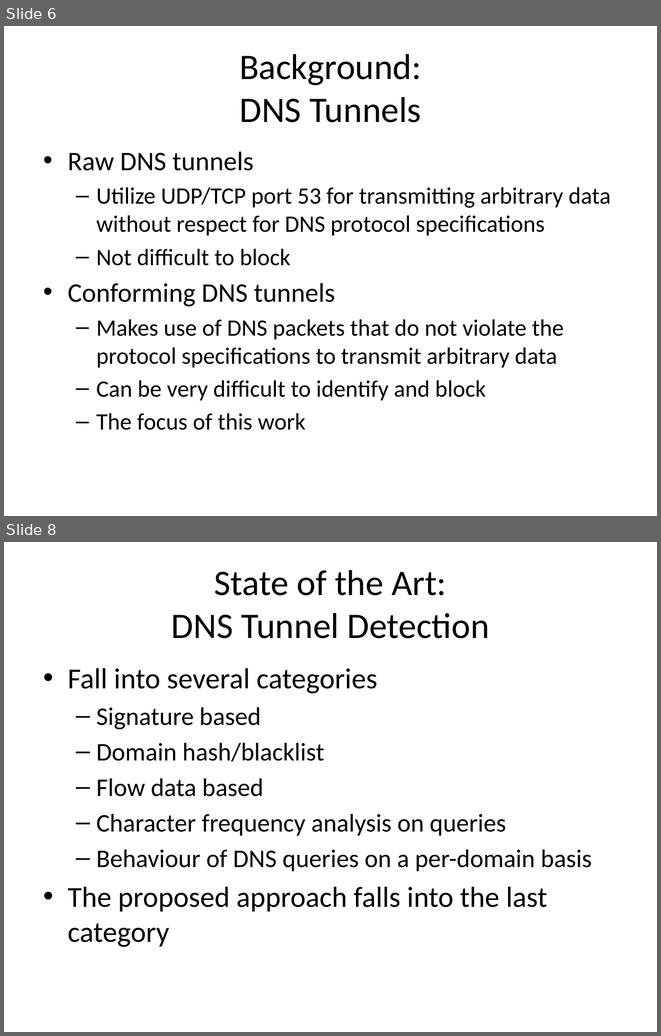
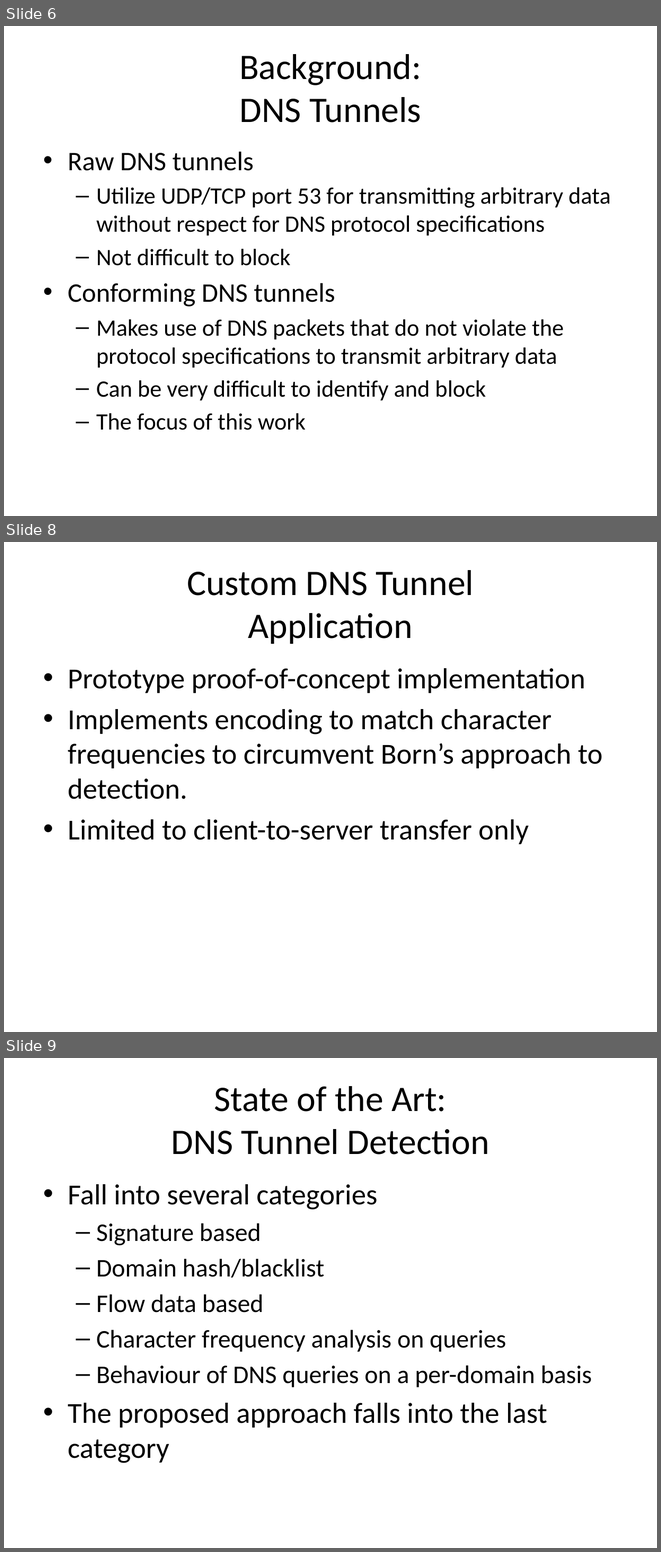
Before and after one commit to Riebart/MSc-Thesis, a slide deck: Defense.pptx. Shown one above the other, each under a label of ours: slides 6 and 8 before the commit, slides 6, 8 and 9 after it; the slides between them are not shown. The pictures are 661x1036 and 661x1552 pixels, drawn with LibreOffice and Linux fonts; fonts in the diff are those of the drawing. Boxes give left, top, right and bottom in pixels: in the first picture for what was removed or moved away, otherwise in the second. Text is boxed around its words. In the diff, an @@ line names an element or a change of style, - is before the commit and + after.

```diff
--- a/Defense.pptx
+++ b/Defense.pptx
@@ slide 8 added at [4, 542, 657, 1032], background #FFFFFF @@
@@ title added at [187, 570, 474, 644], 39.6 pt, text #000000 @@
+Custom DNS Tunnel
+Application
@@ text added at [68, 668, 603, 844], 32 pt, text #000000 @@
+• Prototype proof-of-concept implementation
+• Implements encoding to match character frequencies to circumvent Born’s approach to detection.
+• Limited to client-to-server transfer only
@@ what was slide 8 is now slide 9 @@
```
Also in this commit, not shown: 2 slides changed, 27 other slides added.
